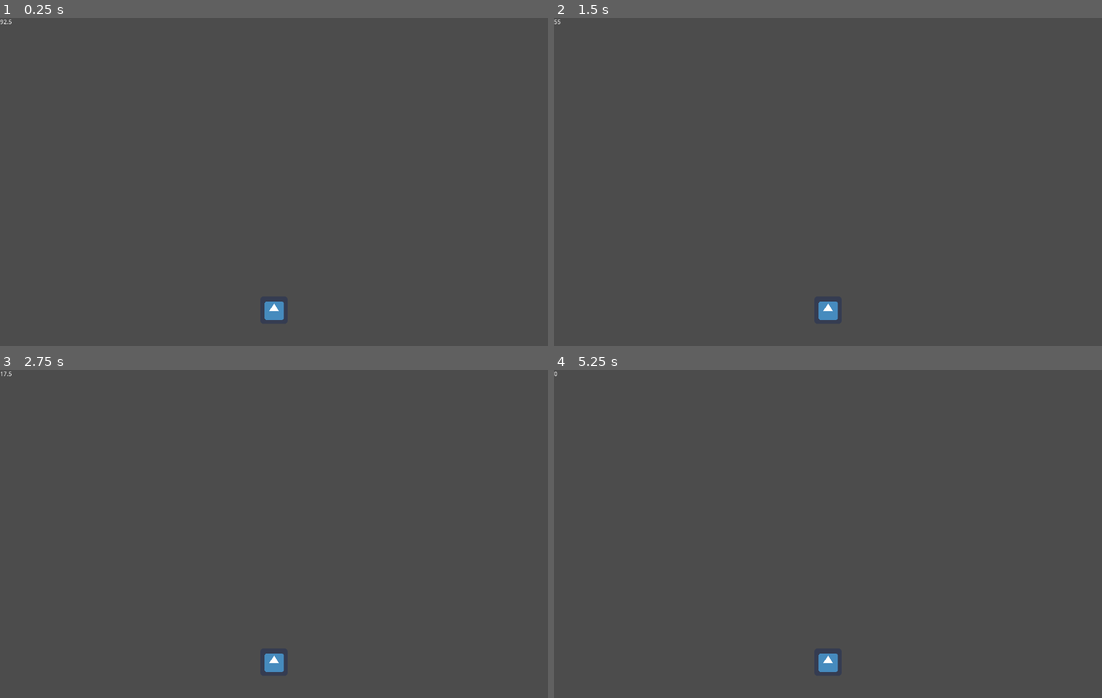
Above: before the commit, frames 1-4 (two rows, left to right).
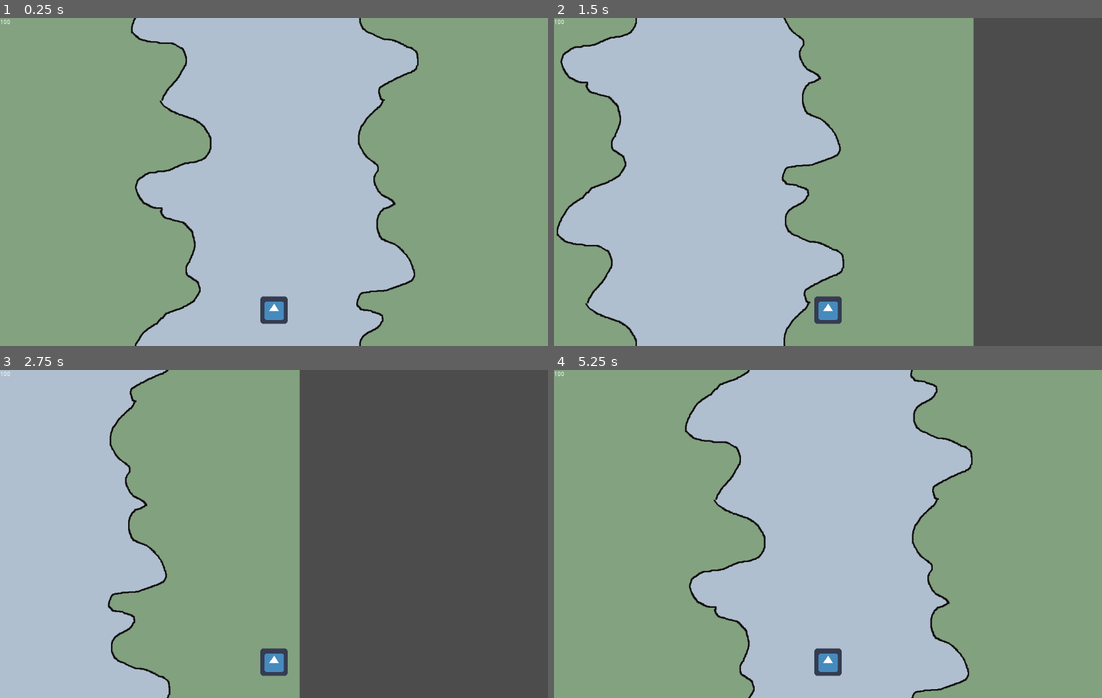
Above: after the commit, the same moments.

Repository: CyanideGourmet/River-Raid-Remake
Game: Godot game, scene res://scenes/Main.tscn
Two runs of this game, one before a commit and one after it. Both use one fixed random seed, a clock stepped at 60 frames per second and the inputs below. The project has no main scene, so this scene is started directly. The engine's default icon, where the game draws it, is replaced by a stand-in: a white triangle on a blue panel in a dark square.
Inputs:
- Up to frame 1 (0.25 s): no input
- Up to frame 2 (1.5 s): hold Right (ui_right) 0.53-1.28 s; tap Space (ui_select) at 0.77 s; hold Down (ui_down) from 1.28 s (still down)
- Up to frame 3 (2.75 s): tap Space (ui_select) at 1.52 s; release Down (ui_down) at 2.03 s; hold Right (ui_right) from 2.03 s (still down)
- Up to frame 4 (5.25 s): release Right (ui_right) at 2.78 s; hold Up (ui_up) 2.78-3.53 s; tap Space (ui_select) at 3.02, 3.77, 4.52 s; hold Left (ui_left) 3.53-5.03 s; hold Down (ui_down) from 5.03 s (still down)

The runs differ from the first frame. In frame 1, 99% of the frame differs, in the area x 0-100%, y 0-100%; in frame 2, 76%; in frame 3, 54%; in frame 4, 99%.

Commit message:
Map sectors update and river bank collision
Prototypowa kolizja z terenem na mapie,  zapętlanie siękolizjowalnego terenu. Obecnie tylko lewa strona mapy posiada kolizje.

Diff:
--- a/scenes/Main.tscn
+++ b/scenes/Main.tscn
@@ -1,10 +1,9 @@
-[gd_scene load_steps=6 format=2]
+[gd_scene load_steps=5 format=2]
 
 [ext_resource path="res://scenes/MapSlice.tscn" type="PackedScene" id=1]
 [ext_resource path="res://scripts/MapSlice.gd" type="Script" id=2]
-[ext_resource path="res://scenes/MapSlice2.tscn" type="PackedScene" id=3]
-[ext_resource path="res://scripts/MapSlice2.gd" type="Script" id=4]
-[ext_resource path="res://scenes/Player.tscn" type="PackedScene" id=5]
+[ext_resource path="res://scripts/MapSlice2.gd" type="Script" id=3]
+[ext_resource path="res://scenes/Player.tscn" type="PackedScene" id=4]
 
 [node name="Main" type="Node"]
 __meta__ = {
@@ -15,11 +14,12 @@
 position = Vector2( 640, -2893 )
 script = ExtResource( 2 )
 
-[node name="MapSlice2" parent="." instance=ExtResource( 3 )]
-position = Vector2( 640, -9785 )
-script = ExtResource( 4 )
+[node name="MapSlice2" parent="." instance=ExtResource( 1 )]
+position = Vector2( 640, -9788 )
+script = ExtResource( 3 )
 
-[node name="Player" parent="." instance=ExtResource( 5 )]
+[node name="Player" parent="." instance=ExtResource( 4 )]
 position = Vector2( 640, 385 )
+fuel_decrease_rate = 0.0
 [connection signal="body_exited" from="MapSlice" to="MapSlice" method="_on_MapSlice_body_exited"]
 [connection signal="body_exited" from="MapSlice2" to="MapSlice2" method="_on_MapSlice2_body_exited"]
--- a/scenes/MapSlice.tscn
+++ b/scenes/MapSlice.tscn
@@ -1,17 +1,50 @@
-[gd_scene load_steps=3 format=2]
+[gd_scene load_steps=4 format=2]
 
-[ext_resource path="res://assets/BgTest_1.png" type="Texture" id=1]
+[ext_resource path="res://scripts/Sectors.gd" type="Script" id=1]
+[ext_resource path="res://scenes/Sector.tscn" type="PackedScene" id=2]
 
 [sub_resource type="RectangleShape2D" id=1]
 extents = Vector2( 640, 3456 )
 
 [node name="MapSlice" type="Area2D"]
-visible = false
-
-[node name="blue" type="Sprite" parent="."]
-visible = false
-texture = ExtResource( 1 )
 
 [node name="CollisionShape2D" type="CollisionShape2D" parent="."]
-visible = false
 shape = SubResource( 1 )
+
+[node name="Sectors" type="Node2D" parent="."]
+script = ExtResource( 1 )
+
+[node name="Sector" parent="Sectors" instance=ExtResource( 2 )]
+position = Vector2( 0, 3072 )
+
+[node name="Sector2" parent="Sectors" instance=ExtResource( 2 )]
+position = Vector2( 0, 2304 )
+
+[node name="Sector3" parent="Sectors" instance=ExtResource( 2 )]
+position = Vector2( 0, 1536 )
+
+[node name="Sector4" parent="Sectors" instance=ExtResource( 2 )]
+position = Vector2( 0, 768 )
+
+[node name="Sector5" parent="Sectors" instance=ExtResource( 2 )]
+
+[node name="Sector6" parent="Sectors" instance=ExtResource( 2 )]
+position = Vector2( 0, -768 )
+
+[node name="Sector7" parent="Sectors" instance=ExtResource( 2 )]
+position = Vector2( 0, -1536 )
+
+[node name="Sector8" parent="Sectors" instance=ExtResource( 2 )]
+position = Vector2( 0, -2304 )
+
+[node name="Sector9" parent="Sectors" instance=ExtResource( 2 )]
+position = Vector2( 0, -3072 )
+[connection signal="body_entered" from="Sectors/Sector" to="Sectors" method="_on_Sector_body_entered"]
+[connection signal="body_entered" from="Sectors/Sector2" to="Sectors" method="_on_Sector_body_entered"]
+[connection signal="body_entered" from="Sectors/Sector3" to="Sectors" method="_on_Sector_body_entered"]
+[connection signal="body_entered" from="Sectors/Sector4" to="Sectors" method="_on_Sector_body_entered"]
+[connection signal="body_entered" from="Sectors/Sector5" to="Sectors" method="_on_Sector_body_entered"]
+[connection signal="body_entered" from="Sectors/Sector6" to="Sectors" method="_on_Sector_body_entered"]
+[connection signal="body_entered" from="Sectors/Sector7" to="Sectors" method="_on_Sector_body_entered"]
+[connection signal="body_entered" from="Sectors/Sector8" to="Sectors" method="_on_Sector_body_entered"]
+[connection signal="body_entered" from="Sectors/Sector9" to="Sectors" method="_on_Sector_body_entered"]
--- a/scenes/MapSlice2.tscn
+++ /dev/null
@@ -1,17 +0,0 @@
-[gd_scene load_steps=3 format=2]
-
-[ext_resource path="res://assets/BgTest_2.png" type="Texture" id=1]
-
-[sub_resource type="RectangleShape2D" id=1]
-extents = Vector2( 640, 3456 )
-
-[node name="MapSlice2" type="Area2D"]
-__meta__ = {
-"_edit_group_": true
-}
-
-[node name="pink" type="Sprite" parent="."]
-texture = ExtResource( 1 )
-
-[node name="CollisionShape2D" type="CollisionShape2D" parent="."]
-shape = SubResource( 1 )
--- a/scenes/Sector.tscn
+++ b/scenes/Sector.tscn
@@ -1,18 +1,11 @@
-[gd_scene load_steps=3 format=2]
+[gd_scene load_steps=2 format=2]
 
 [ext_resource path="res://assets/testMap_1.png" type="Texture" id=1]
 
-[sub_resource type="ConcavePolygonShape2D" id=1]
-segments = PoolVector2Array( 255, 382, 245, 357, 0, 0, 0, 0, 0, 0, 0, 0, 0, 0, 0, 0, 0, 0, 0, 0 )
-
-[node name="Sector" type="StaticBody2D"]
-__meta__ = {
-"_edit_horizontal_guides_": [ 308.257 ],
-"_edit_vertical_guides_": [ 331.226 ]
-}
+[node name="Sector" type="Area2D"]
 
 [node name="Sprite" type="Sprite" parent="."]
 texture = ExtResource( 1 )
 
-[node name="CollisionShape2D" type="CollisionShape2D" parent="."]
-shape = SubResource( 1 )
+[node name="RightBank" type="CollisionPolygon2D" parent="."]
+polygon = PoolVector2Array( -261.772, 383.531, -250.166, 357.996, -223.857, 328.592, -207.608, 300.736, -203.739, 287.582, -209.929, 268.237, -229.274, 252.762, -294.271, 245.024, -316.711, 236.512, -328.318, 228.001, -332.186, 221.037, -332.96, 207.109, -325.996, 193.954, -321.353, 179.253, -312.068, 167.646, -302.783, 155.265, -288.081, 147.528, -274.927, 136.695, -268.736, 131.278, -261.772, 121.219, -251.713, 114.255, -231.595, 104.196, -209.155, 98.0056, -186.716, 80.2086, -172.014, 60.8641, -179.752, 36.1031, -202.191, 26.0439, -205.286, 2.05673, -182.073, -43.5963, -191.24, -82.0458, -210.793, -98.1075, -252.694, -111.376, -264.565, -125.343, -260.375, -132.326, -277.834, -133.723, -307.862, -146.293, -324.622, -180.511, -308.561, -209.841, -248.504, -222.412, -196.128, -239.87, -161.211, -250.345, -147.245, -271.994, -147.943, -298.53, -164.005, -325.765, -196.128, -342.526, -250.599, -366.967, -265.962, -385.124, -640.01, -383.83, -640.278, 383.397 )
--- a/scripts/MapSlice.gd
+++ b/scripts/MapSlice.gd
@@ -2,6 +2,15 @@
 
 export var level_size = 6895
 
+func _ready():
+	$Sectors.connect("_crashed", self, "_on_crashed")
+
 func _on_MapSlice_body_exited(body):
 	if body == get_parent().find_node("Player"):
 		position.y -= 2 * level_size
+
+func _on_crashed(body):
+	print("a")
+	var player_node = get_parent().find_node("Player")
+	if body == player_node:
+		player_node.fuel = 0
--- a/scripts/MapSlice2.gd
+++ b/scripts/MapSlice2.gd
@@ -2,6 +2,15 @@
 
 export var level_size = 6895
 
+func _ready():
+	$Sectors.connect("_crashed", self, "_on_crashed")
+
 func _on_MapSlice2_body_exited(body):
 	if body == get_parent().find_node("Player"):
 		position.y -= 2 * level_size
+
+func _on_crashed(body):
+	print("a")
+	var player_node = get_parent().find_node("Player")
+	if body == player_node:
+		player_node.fuel = 0
--- a/scripts/Player.gd
+++ b/scripts/Player.gd
@@ -41,10 +41,8 @@
 		min_forward_speed = 0
 		acceleration_speed = 0
 	var velocity = get_input() + Vector2(0, -1)
-	if velocity.length() > 0:
-		velocity = velocity.normalized()
-		velocity.x *= movement_speed
-		velocity.y *= forward_speed
+	velocity.x *= movement_speed
+	velocity.y *= forward_speed
 	position += velocity * delta
 	position.x = clamp(position.x, camera_pos.x, camera_pos.x + 1280)
 	fuel -= fuel_decrease_rate
--- /dev/null
+++ b/scripts/Sectors.gd
@@ -0,0 +1,6 @@
+extends Node
+
+signal _crashed
+
+func _on_Sector_body_entered(body):
+	emit_signal("_crashed", body)
